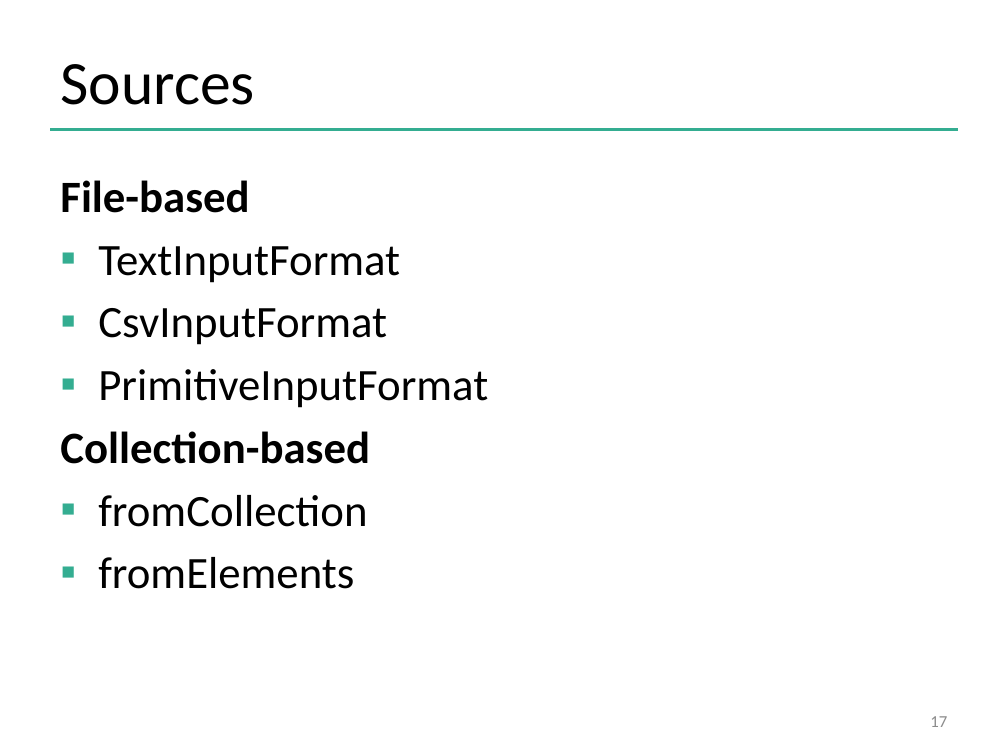
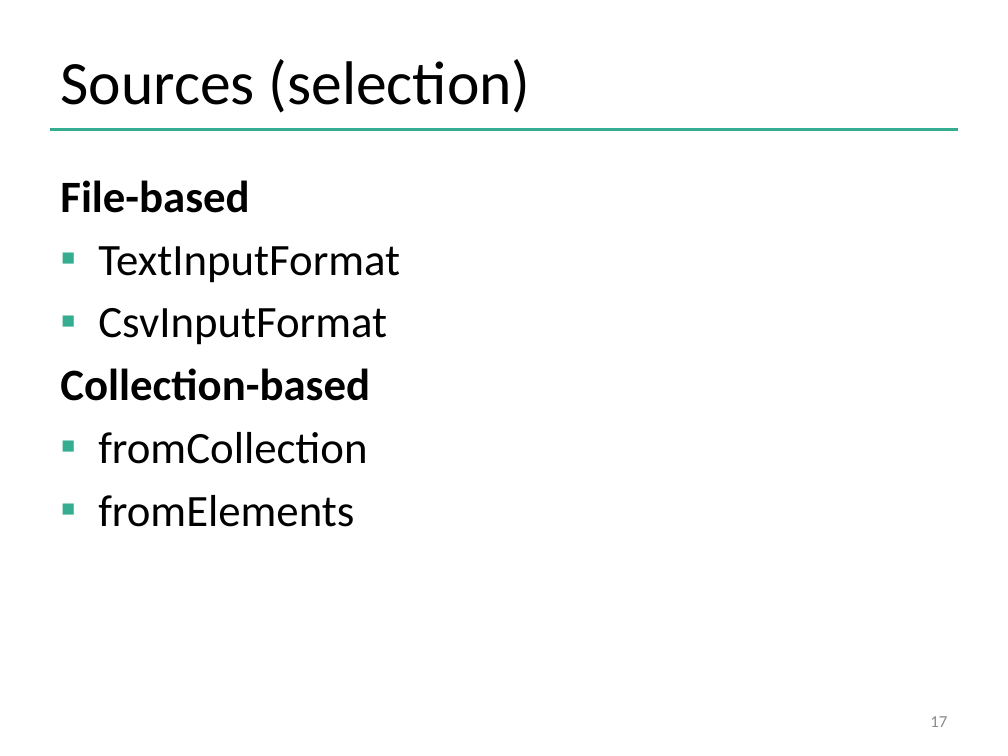
Before and after one commit to dataArtisans/flink-training-web, a slide deck: slide 17 of slides/flink_overview.pptx. Drawn at 1008x756 pixels with LibreOffice and Linux fonts; fonts in the diff are those of the drawing; background and template pictures are left out. Boxes give left, top, right and bottom in pixels: in the first picture for what was removed or moved away, otherwise in the second. Text is boxed around its words. In the diff, an @@ line names an element or a change of style, - is before the commit and + after.

```diff
--- a/slides/flink_overview.pptx
+++ b/slides/flink_overview.pptx
@@ title at box(60, 59, 531, 113): text changed @@
-Sources
+Sources (selection)
@@ text at box(98, 369, 488, 408): paragraph removed @@
-▪ PrimitiveInputFormat
```
Also in this commit, not shown: 1 other slide changed, 1 other file.
